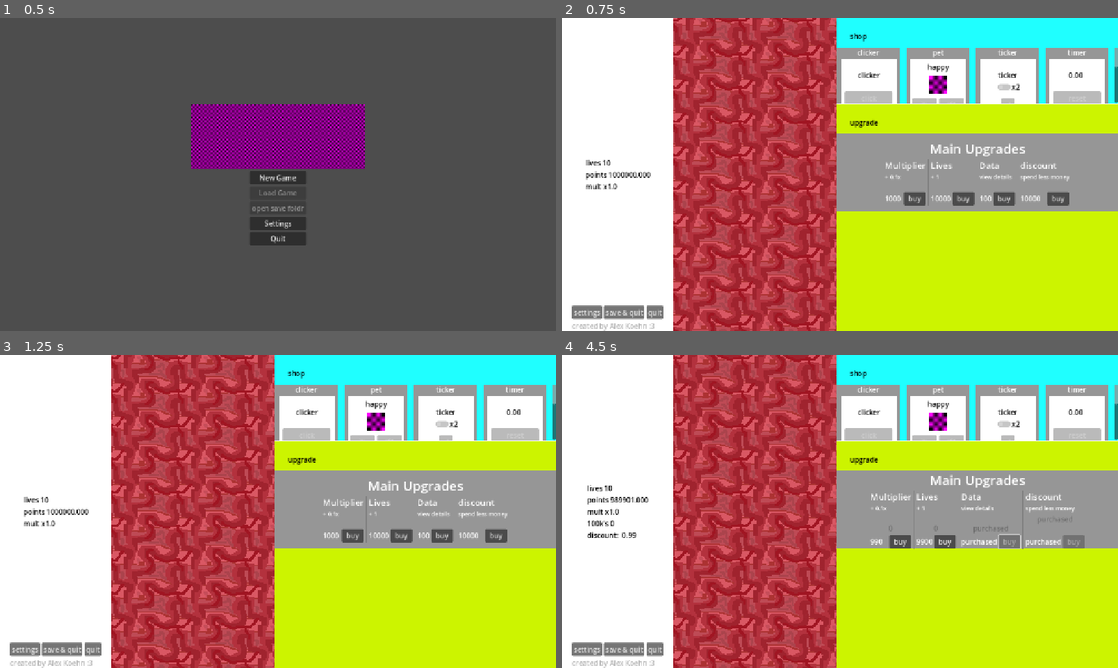
Above: before the commit, frames 1-4 (two rows, left to right).
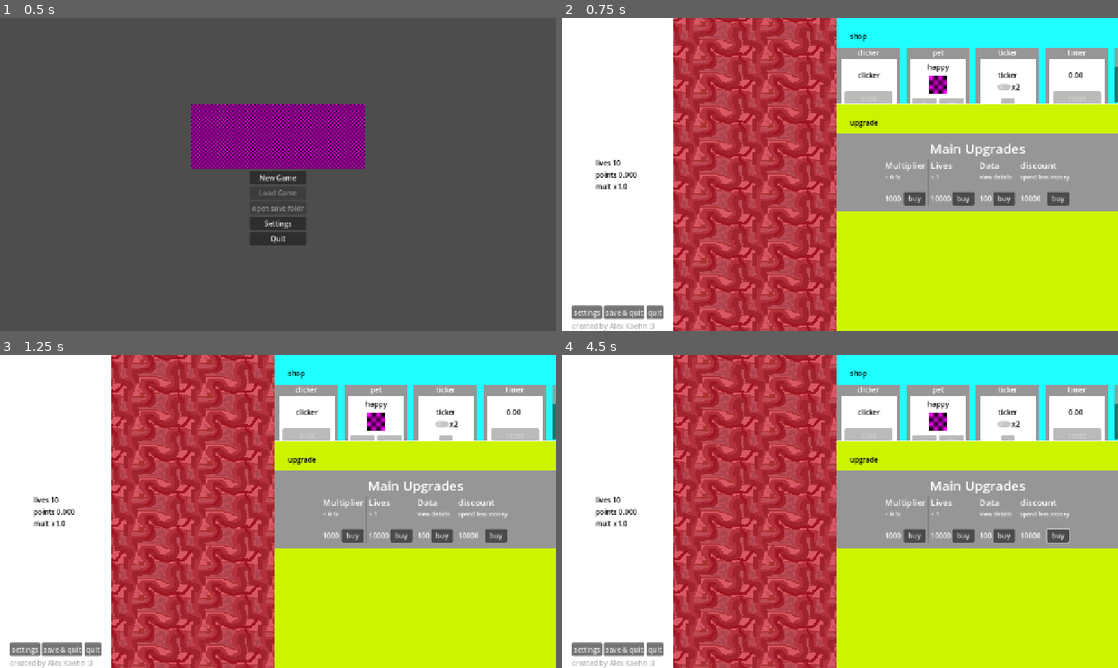
Above: after the commit, the same moments.

Repository: liltorchic/attention-grabbing-game
Game: Godot game, scene res://scenes/menu/menu.tscn
The game is run twice, just before and just after one commit, with the same random seed, the same clock (stepped at 60 frames per second) and the same inputs.
Inputs:
- Up to frame 1 (0.5 s): no input
- Up to frame 2 (0.75 s): click "New Game" at 0.5 s
- Up to frame 3 (1.25 s): no input
- Up to frame 4 (4.5 s): click "buy" at 1.25 s; click "buy" at 2 s; click "buy" at 2.75 s; click "buy" at 3.5 s; click "buy" at 4.25 s

Frame 1 is identical in both runs. In frame 2, 0.3% of the frame differs, in the area x 4-16%, y 45-55%; in frame 3, 0.3%; in frame 4, 3.0%, in the area x 4-94%, y 38-62%.

Commit message:
maybe fixed saving bug

Diff:
--- a/scenes/main.tscn
+++ b/scenes/main.tscn
@@ -53,6 +53,7 @@
 size_flags_vertical = 3
 
 [node name="container_scorer_ver" type="VBoxContainer" parent="game/HBoxContainer/VBoxContainer_UI/ColorRect"]
+unique_name_in_owner = true
 layout_mode = 1
 anchors_preset = 8
 anchor_left = 0.5
--- a/scripts/singletons/constants.gd
+++ b/scripts/singletons/constants.gd
@@ -6,6 +6,6 @@
 
 const ui_panel_standard_size = 128
 
-const dev = true
+const dev = false
 
 enum Type {CLICKER, PET, TICKER, TIMER_BUTTON, TIMER_SUPRISE}
--- a/scripts/singletons/game.gd
+++ b/scripts/singletons/game.gd
@@ -111,14 +111,14 @@
 		button.disabled = true
 		label.text = "out of stock"
 
-@onready var stats_node: NodePath = "game/HBoxContainer/VBoxContainer_UI/ColorRect/container_scorer_ver"
+@onready var stats_node:  = %container_scorer_ver
 
 const SAVE_PATH = "user://save_json.json"
 
 func save_game() -> void:
 	var file := FileAccess.open(SAVE_PATH, FileAccess.WRITE)
 
-	var stats := get_node(stats_node)
+	var stats := stats_node
 	# JSON doesn't support many of Godot's types such as Vector2.
 	# var_to_str can be used to convert any Variant to a String.
 	var save_dict := {
Not shown, added: bugs.txt
Not shown, changed: ideas.txt
